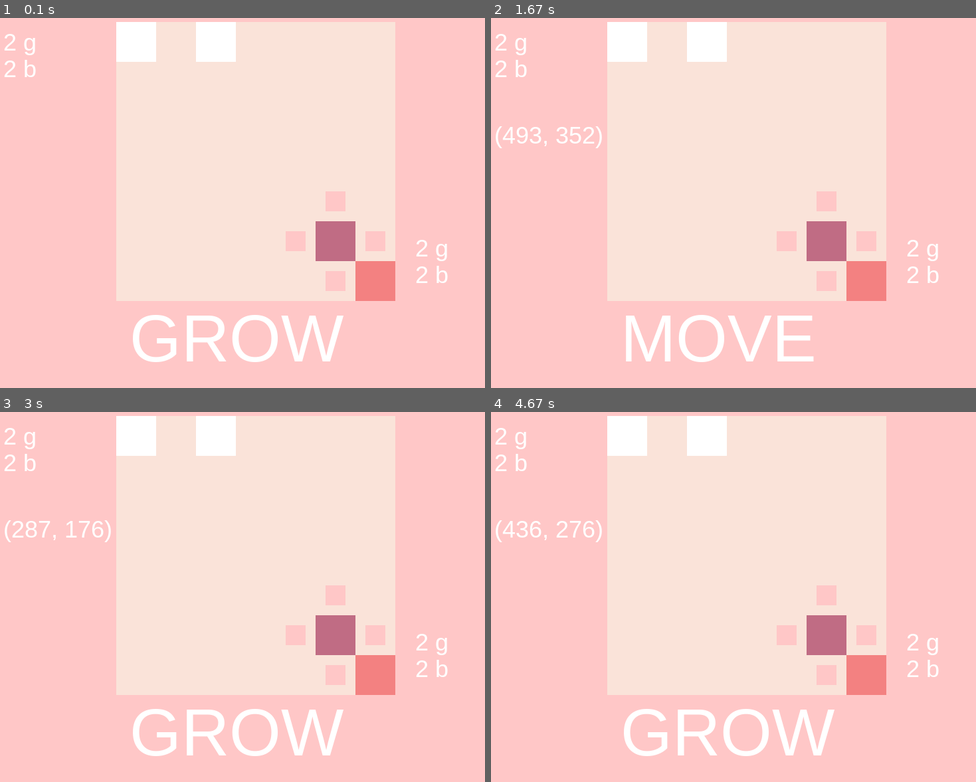
Above: before the commit, frames 1-4 (two rows, left to right).
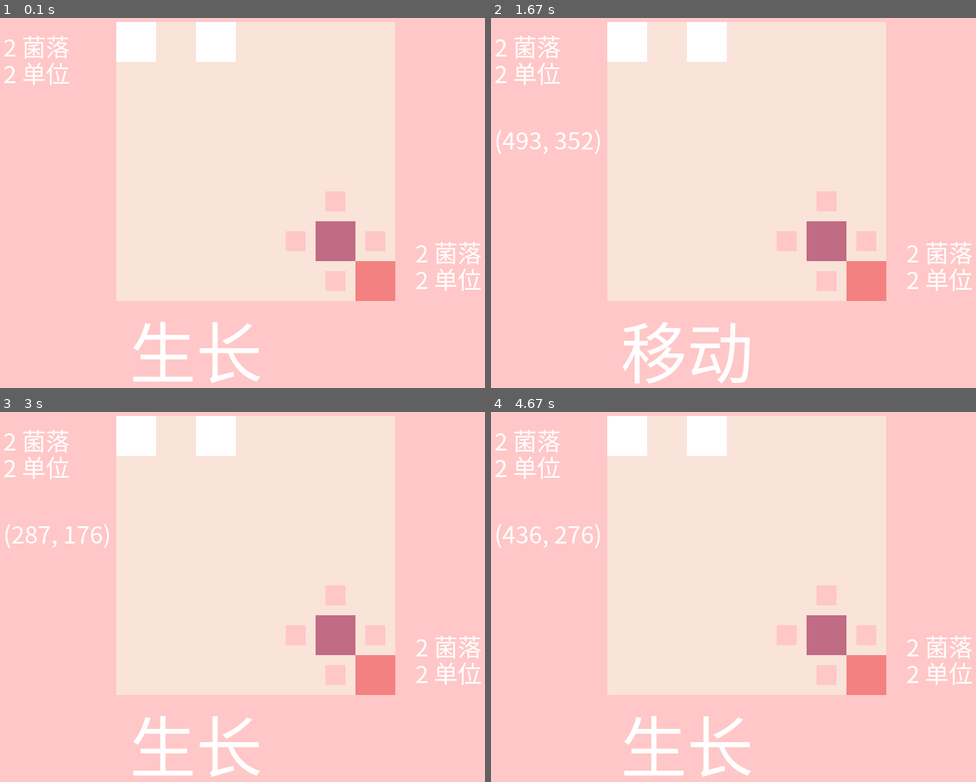
Above: after the commit, the same moments.

Repository: cold1840/SporeBG
Game: pygame game, started from SporeBG_pygame.py
The game is run twice, just before and just after one commit, with the same random seed, the same clock (stepped at 60 frames per second) and the same inputs.
Inputs (mouse positions are in pixels of both pictures, inside the frame that each line leads up to):
- Up to frame 1 (0.1 s): no input
- Up to frame 2 (1.67 s): click (752, 214) at 0.38 s; click (806, 302) at 0.72 s; click (588, 154) at 1.05 s; click (815, 247) at 1.38 s
- Up to frame 3 (3 s): click (271, 474) at 1.72 s; click (237, 711) at 2.05 s; click (247, 541) at 2.38 s; click (189, 526) at 2.72 s
- Up to frame 4 (4.67 s): click (893, 574) at 3.05 s; click (917, 600) at 3.38 s; click (864, 537) at 3.72 s; click (597, 530) at 4.05 s; click (777, 593) at 4.38 s

The runs differ from the first frame. In frame 1, 3.7% of the frame differs, in the area x 0-100%, y 4-99%; in frame 2, 4.1%; in frame 3, 4.1%; in frame 4, 4.2%.

Commit message:
chinese UI

Diff:
--- a/SporeBG_pygame.py
+++ b/SporeBG_pygame.py
@@ -115,13 +115,13 @@
 				t=str(event.pos)
 		scr.fill(g.CP.BGBG)
 		g.draw()
-		tr=pygame.font.SysFont('arial', 100).render(mode_str(g.step_mode),True,(255,255,255))
+		tr=pygame.font.SysFont('SimHei', 100).render(mode_str_ch(g.step_mode),True,(255,255,255))
 		scr.blit(tr,(200,430))
-		scr.blit(pygame.font.SysFont('arial', 36).render(f'{len(g.germs_u)} g',True,(255,255,255)),(10,20))
-		scr.blit(pygame.font.SysFont('arial', 36).render(f'{count(g.germs_u)} b',True,(255,255,255)),(10,60))
-		scr.blit(pygame.font.SysFont('arial', 36).render(f'{len(g.germs_e)} g',True,(255,255,255)),(630,330))
-		scr.blit(pygame.font.SysFont('arial', 36).render(f'{count(g.germs_e)} b',True,(255,255,255)),(630,370))
-		scr.blit(pygame.font.SysFont('arial', 36).render(t,True,(255,255,255)),(10,160))
+		scr.blit(pygame.font.SysFont('SimHei', 36).render(f'{len(g.germs_u)} 菌落',True,(255,255,255)),(10,20))
+		scr.blit(pygame.font.SysFont('SimHei', 36).render(f'{count(g.germs_u)} 单位',True,(255,255,255)),(10,60))
+		scr.blit(pygame.font.SysFont('SimHei', 36).render(f'{len(g.germs_e)} 菌落',True,(255,255,255)),(630,330))
+		scr.blit(pygame.font.SysFont('SimHei', 36).render(f'{count(g.germs_e)} 单位',True,(255,255,255)),(630,370))
+		scr.blit(pygame.font.SysFont('SimHei', 36).render(t,True,(255,255,255)),(10,160))
 		pygame.display.update()
 
 if __name__=='__main__':
